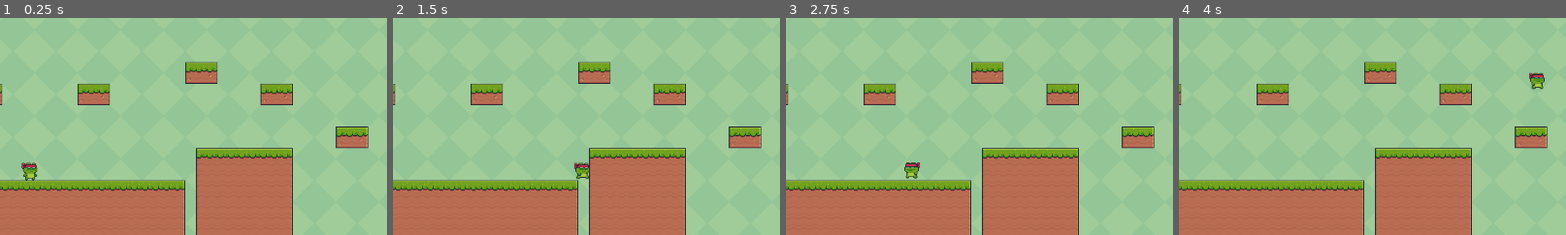
Above: before the commit, frames 1-4 (left to right).
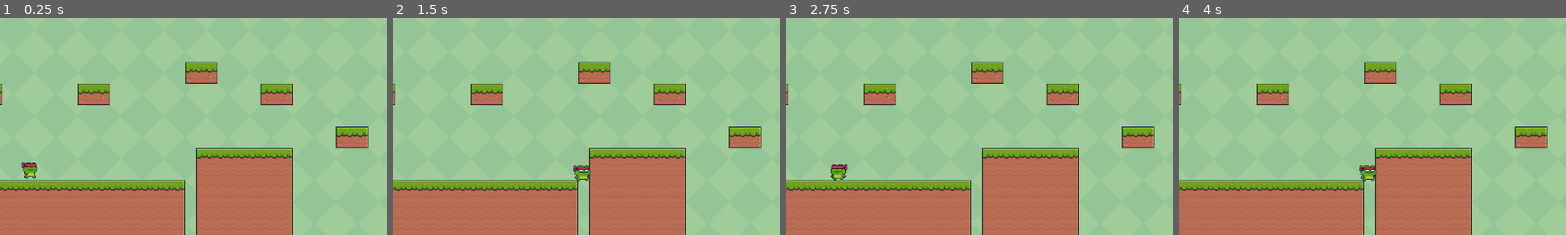
Above: after the commit, the same moments.

Repository: Yncy0/pixel-adventure-godot
Game: Godot game, scene res://main.tscn
Same seed, same stepped clock (60 frames per second), same inputs: the game is played once before the commit and once after it.
Inputs:
- Up to frame 1 (0.25 s): no input
- Up to frame 2 (1.5 s): tap Enter at 0.5 s; hold D (right) from 0.53 s (still down); tap Space (jump) at 0.6, 0.77, 1.07, 1.35 s
- Up to frame 3 (2.75 s): tap Space (jump) at 1.52, 1.82, 2.1 s; release D (right) at 2.03 s; hold A (left) from 2.03 s (still down)
- Up to frame 4 (4 s): release A (left) at 2.78 s; hold D (right) from 2.78 s (still down); tap Space (jump) at 2.85, 3.02, 3.32, 3.6, 3.77 s
The pictures show only the part of the screen within x 18-68%, y 37-87%; the shares and areas given below are measured in that part.

The runs differ from the first frame. In frame 1, 0.2% of the frame differs, in the area x 5-10%, y 66-75%; in frame 2, 0.3%; in frame 3, 0.5%; in frame 4, 0.5%, in the area x 46-95%, y 25-76%.

Commit message:
finished: added basic locomotion for idle and jump

Diff:
--- a/character/froggy/scene/froggy.gd
+++ b/character/froggy/scene/froggy.gd
@@ -1,4 +1,4 @@
-extends CharacterBody2D
+class_name Player extends CharacterBody2D
 
 
 @export var SPEED = 300.0
@@ -6,37 +6,33 @@
 
 @onready var sprite = $AnimatedSprite2D
 
-func _ready() -> void:
-	sprite.play("idle")
+var direction: float
+
+# Basic Locomotion
+func idle() -> void:
+	velocity.x = move_toward(velocity.x, 0, SPEED)
+
+func move() -> void:
+	direction = Input.get_axis("left", "right")
+
+	if direction:
+		velocity.x = direction * SPEED
+
+	player_flip()
+
+func jump():
+	velocity.y = JUMP_VELOCITY
+
+# Actions when character flip
+func player_flip() -> void:
+	if direction > 0:
+		sprite.flip_h = false
+	if direction < 0:
+		sprite.flip_h = true
 
 func _physics_process(delta: float) -> void:
 	# Add the gravity.
 	if not is_on_floor():
 		velocity += get_gravity() * delta
-		sprite.play("jump")
-
-	# Handle jump.
-	if Input.is_action_just_pressed("jump") and is_on_floor():
-		velocity.y = JUMP_VELOCITY
-
-	# Get the input direction and handle the movement/deceleration.
-	var direction := Input.get_axis("left", "right")
-	if direction:
-		velocity.x = direction * SPEED
-	else:
-		velocity.x = move_toward(velocity.x, 0, SPEED)
-
-
-	# Animations
-	if velocity.x == 0 and is_on_floor():
-		sprite.play("idle")
-
-	if velocity.x != 0:
-		sprite.play("run")
-
-	if direction > 0:
-		sprite.flip_h = false
-	if direction < 0:
-		sprite.flip_h = true
 
 	move_and_slide()
--- a/character/froggy/scene/froggy.tscn
+++ b/character/froggy/scene/froggy.tscn
@@ -1,10 +1,13 @@
-[gd_scene load_steps=33 format=3 uid="uid://co2pn00d3aq6n"]
+[gd_scene load_steps=36 format=3 uid="uid://co2pn00d3aq6n"]
 
 [ext_resource type="Script" uid="uid://0d4qas52ty3p" path="res://character/froggy/scene/froggy.gd" id="1_onk8j"]
 [ext_resource type="Texture2D" uid="uid://bud8qwhjye3nu" path="res://character/froggy/assets/Jump (32x32).png" id="1_s2jb6"]
 [ext_resource type="Texture2D" uid="uid://bqgiwglo7flq2" path="res://character/froggy/assets/Idle (32x32).png" id="2_onk8j"]
 [ext_resource type="Texture2D" uid="uid://6hrew56sl24v" path="res://character/froggy/assets/Fall (32x32).png" id="2_yaiw4"]
 [ext_resource type="Texture2D" uid="uid://cmx3egbygeh0f" path="res://character/froggy/assets/Run (32x32).png" id="4_78bfd"]
+[ext_resource type="Script" uid="uid://d2ylh53h5m14j" path="res://states/state_machine.gd" id="6_aau3j"]
+[ext_resource type="Script" uid="uid://cp0e5rbfc4u2c" path="res://character/froggy/states/idle.gd" id="7_khrki"]
+[ext_resource type="Script" uid="uid://rnvaiksy3o6a" path="res://character/froggy/states/move.gd" id="8_c6xgn"]
 
 [sub_resource type="AtlasTexture" id="AtlasTexture_20p5a"]
 atlas = ExtResource("2_yaiw4")
@@ -200,7 +203,7 @@
 "texture": SubResource("AtlasTexture_klm45")
 }],
 "loop": true,
-"name": &"run",
+"name": &"move",
 "speed": 24.0
 }]
 
@@ -212,8 +215,21 @@
 
 [node name="AnimatedSprite2D" type="AnimatedSprite2D" parent="."]
 sprite_frames = SubResource("SpriteFrames_p1y4a")
-animation = &"idle"
+animation = &"move"
 
 [node name="CollisionShape2D" type="CollisionShape2D" parent="."]
 position = Vector2(0, 3)
 shape = SubResource("CapsuleShape2D_q6l2t")
+
+[node name="StateMachine" type="Node" parent="." node_paths=PackedStringArray("current_state")]
+script = ExtResource("6_aau3j")
+current_state = NodePath("PlayerIdle")
+metadata/_custom_type_script = "uid://d2ylh53h5m14j"
+
+[node name="PlayerIdle" type="Node" parent="StateMachine"]
+script = ExtResource("7_khrki")
+metadata/_custom_type_script = "uid://cp0e5rbfc4u2c"
+
+[node name="PlayerMove" type="Node" parent="StateMachine"]
+script = ExtResource("8_c6xgn")
+metadata/_custom_type_script = "uid://rnvaiksy3o6a"
--- /dev/null
+++ b/character/froggy/states/_player_state.gd
@@ -0,0 +1,8 @@
+class_name PlayerState extends State
+
+var player: Player
+
+func _ready() -> void:
+	await owner.ready
+
+	player = owner as Player
--- /dev/null
+++ b/character/froggy/states/idle.gd
@@ -0,0 +1,13 @@
+class_name PlayerIdle extends PlayerState
+
+func enter() -> void:
+	player.idle()
+
+	if !player.direction and player.is_on_floor():
+		player.sprite.play("idle")
+
+func update_process(_delta: float) -> void:
+	player.move()
+
+	if player.direction != 0:
+		change_state.emit("PlayerMove")
--- /dev/null
+++ b/character/froggy/states/move.gd
@@ -0,0 +1,10 @@
+class_name PlayerMove extends PlayerState
+
+func enter() -> void:
+	player.sprite.play("move")
+
+func update_process(_delta: float) -> void:
+	player.move()
+
+	if player.direction == 0:
+		change_state.emit("PlayerIdle")
Not shown, added: character/froggy/states/_player_state.gd.uid
Not shown, added: character/froggy/states/idle.gd.uid
Not shown, added: character/froggy/states/move.gd.uid
